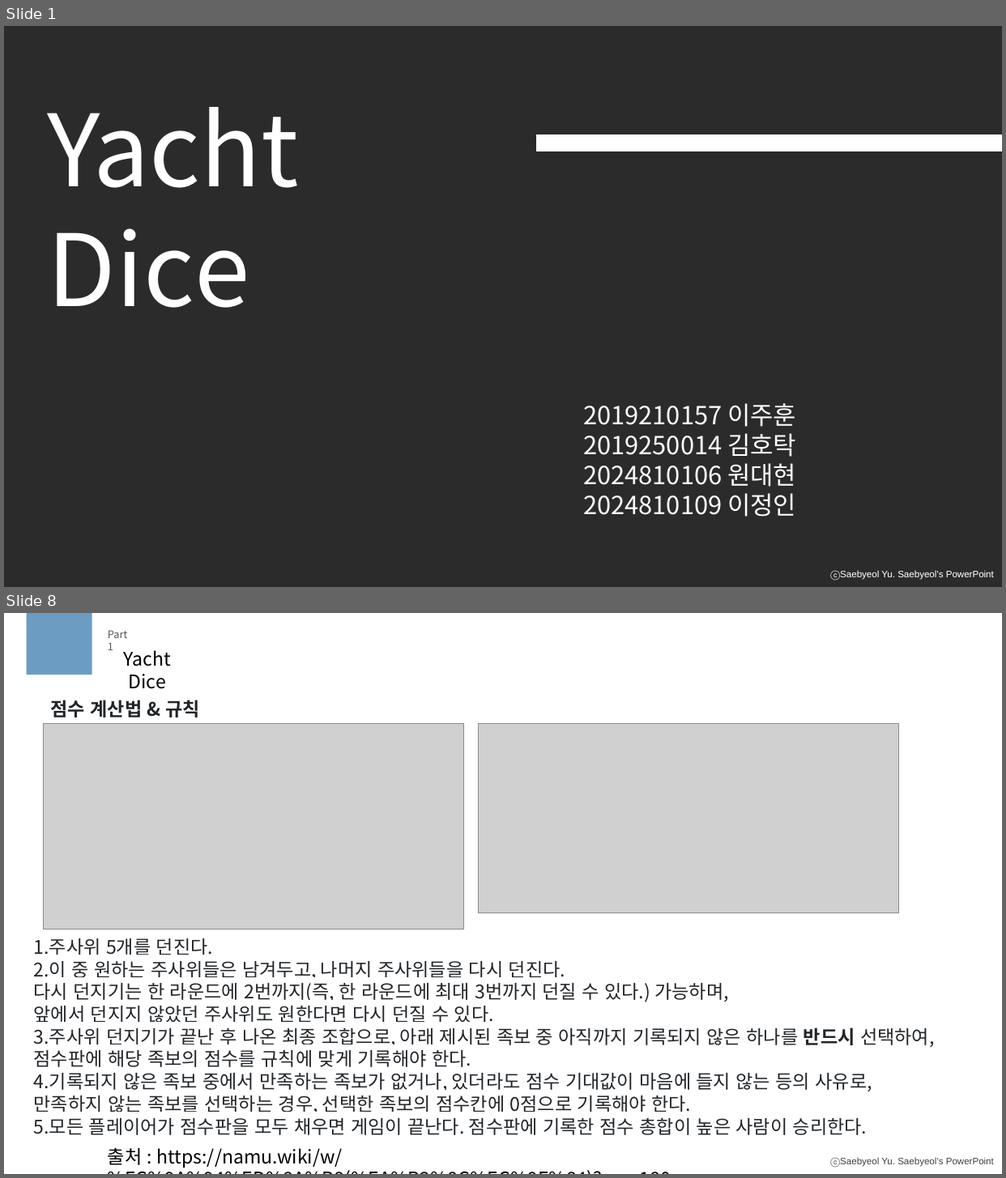
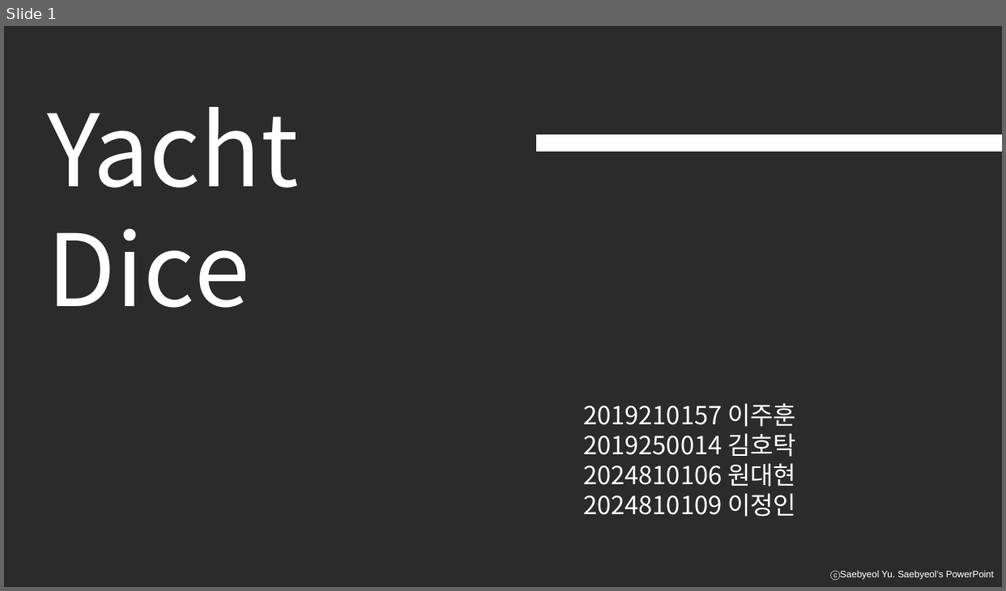
Before and after one commit to meohyun1/IoT_Proj, a slide deck: doc/IoT_1차발표.pptx. Shown one above the other, each under a label of ours: slides 1 and 8 before the commit, slide 1 after it; the slides between them are not shown. The pictures are 1006x1178 and 1006x591 pixels, drawn with LibreOffice and Linux fonts; fonts in the diff are those of the drawing; grey boxes stand for pictures; background and template pictures are left out; a plain dark background stands for a picture behind light text. Boxes give left, top, right and bottom in pixels: in the first picture for what was removed or moved away, otherwise in the second. Text is boxed around its words. In the diff, an @@ line names an element or a change of style, - is before the commit and + after.

```diff
--- a/doc/IoT_1차발표.pptx
+++ b/doc/IoT_1차발표.pptx
@@ slide 8 removed at box(4, 613, 1002, 1174), background #FFFFFF; not listed: 1 template element that a slide beside it also shows @@
@@ rectangle removed at box(27, 613, 92, 675) @@
@@ text removed at box(108, 630, 127, 650) @@
-Part 1
@@ text removed at box(124, 650, 171, 689) @@
-Yacht Dice
@@ text removed at box(51, 700, 200, 717) @@
-점수 계산법 & 규칙
@@ picture removed at box(44, 724, 463, 929) @@
@@ picture removed at box(479, 724, 898, 914) @@
@@ text removed at box(34, 939, 934, 1135) @@
-1. 주사위 5개를 던진다.
-2. 이 중 원하는 주사위들은 남겨두고, 나머지 주사위들을 다시 던진다.
-다시 던지기는 한 라운드에 2번까지(즉, 한 라운드에 최대 3번까지 던질 수 있다.) 가능하며,
-앞에서 던지지 않았던 주사위도 원한다면 다시 던질 수 있다.
-3.주사위 던지기가 끝난 후 나온 최종 조합으로, 아래 제시된 족보 중 아직까지 기록되지 않은 하나를 반드시 선택하여,
-점수판에 해당 족보의 점수를 규칙에 맞게 기록해야 한다.
-4.기록되지 않은 족보 중에서 만족하는 족보가 없거나, 있더라도 점수 기대값이 마음에 들지 않는 등의 사유로,
-만족하지 않는 족보를 선택하는 경우, 선택한 족보의 점수칸에 0점으로 기록해야 한다.
-5.모든 플레이어가 점수판을 모두 채우면 게임이 끝난다. 점수판에 기록한 점수 총합이 높은 사람이 승리한다.
@@ text removed at box(108, 1148, 343, 1168) @@
-출처 : https://namu.wiki/w/%EC%9A%94%ED%8A%B8(%EA%B2%8C%EC%9E%84)?rev=180
```
Also in this commit, not shown: 3 slides changed, 1 slide added, 5 other slides removed, 3 other files.
